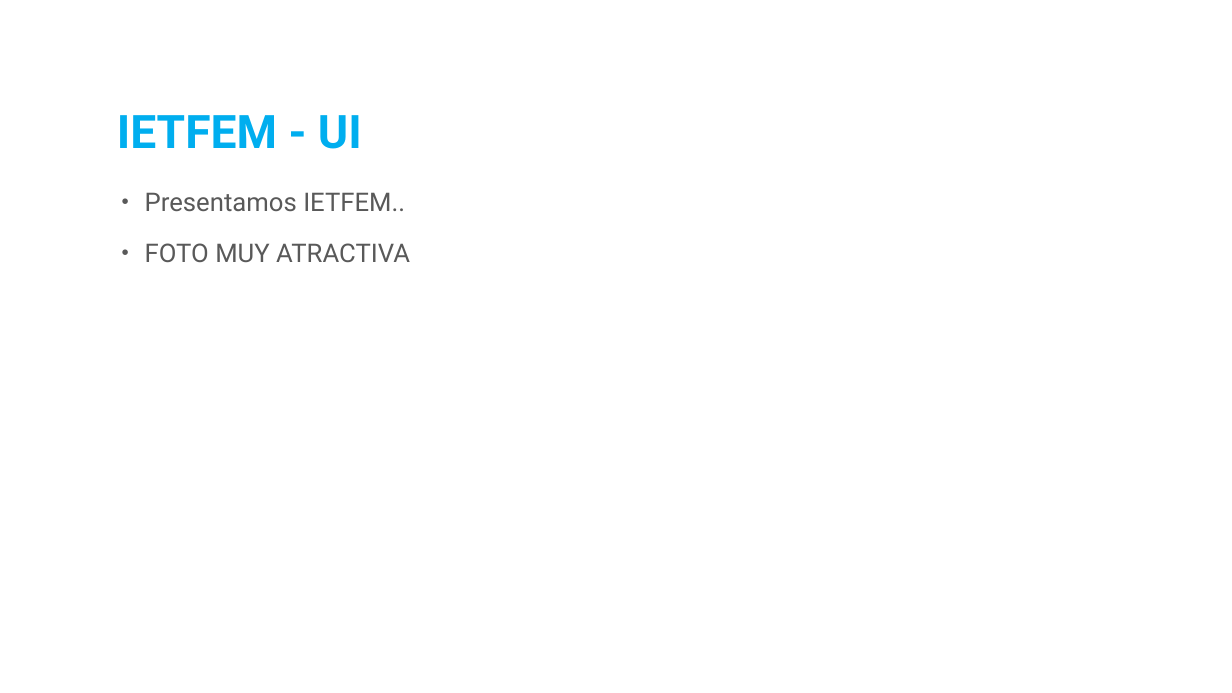
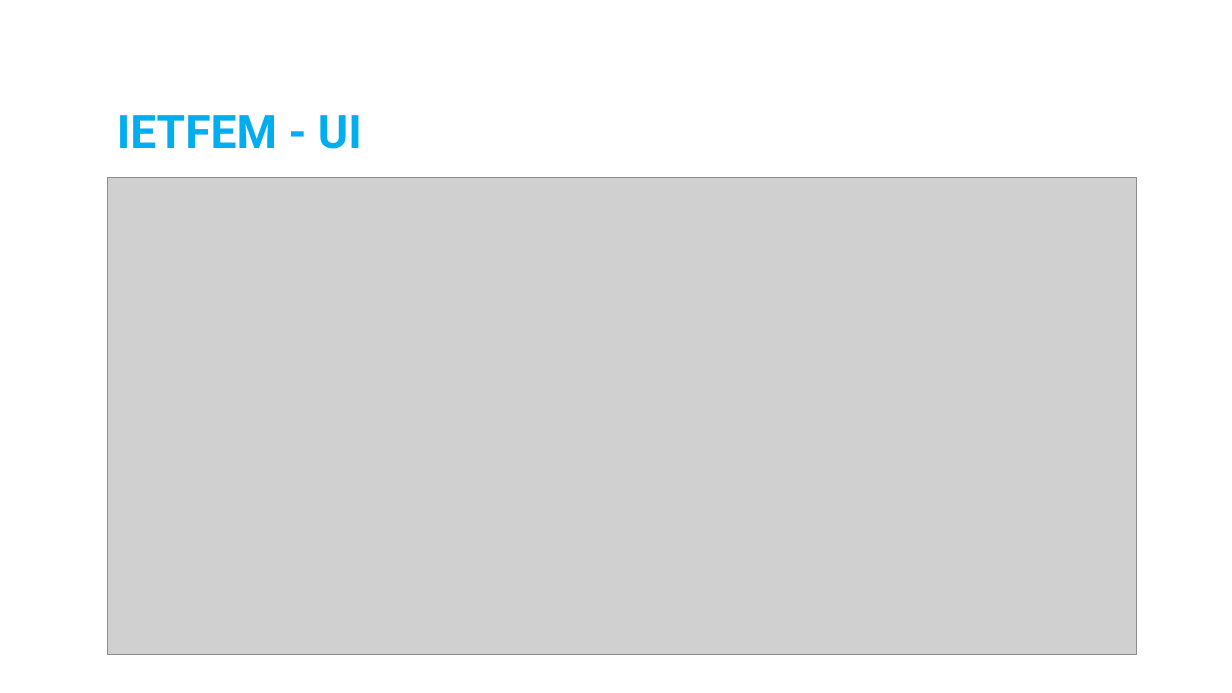
Before and after one commit to oliveraRafa/IETFEM, a slide deck: slide 8 of Tesis/Tesis.pptx (slide 7 before the commit). Drawn at 1232x693 pixels with LibreOffice and Linux fonts; fonts in the diff are those of the drawing; grey boxes stand for pictures; background and template pictures are left out. Boxes give left, top, right and bottom in pixels: in the first picture for what was removed or moved away, otherwise in the second. Text is boxed around its words. In the diff, an @@ line names an element or a change of style, - is before the commit and + after.

```diff
--- a/Tesis/Tesis.pptx
+++ b/Tesis/Tesis.pptx
@@ picture added at <box>108,177,1137,655</box> @@
@@ text removed at <box>145,192,410,262</box> @@
-• Presentamos IETFEM..
-• FOTO MUY ATRACTIVA
```
Also in this commit, not shown: 11 other slides changed, 9 slides added, 14 slides removed.
